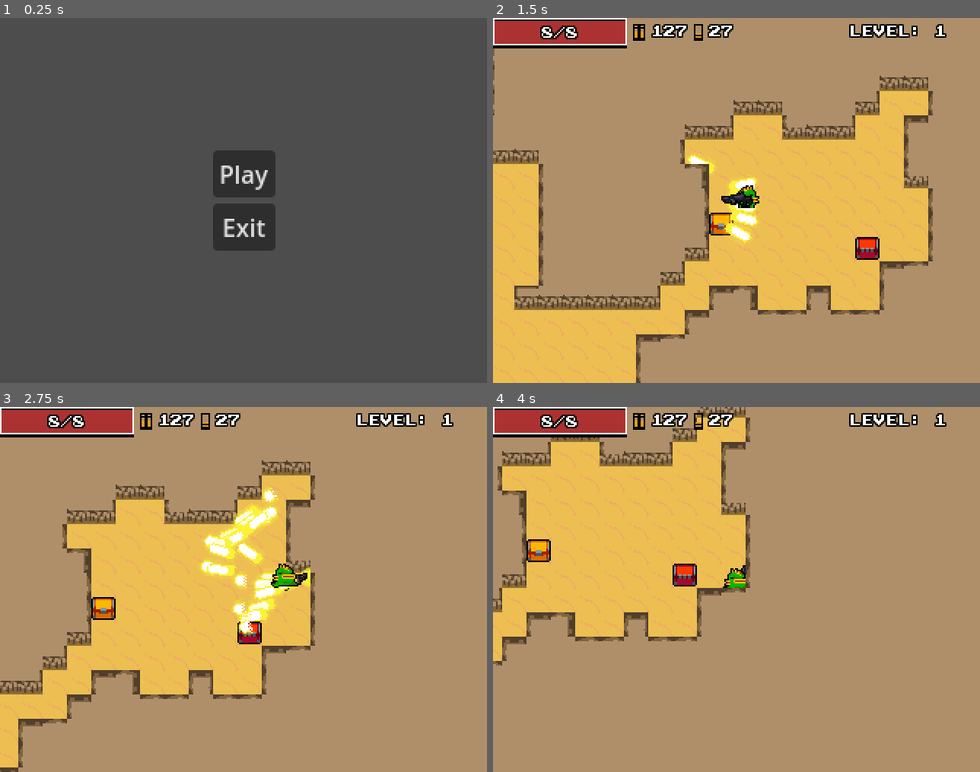
Above: before the commit, frames 1-4 (two rows, left to right).
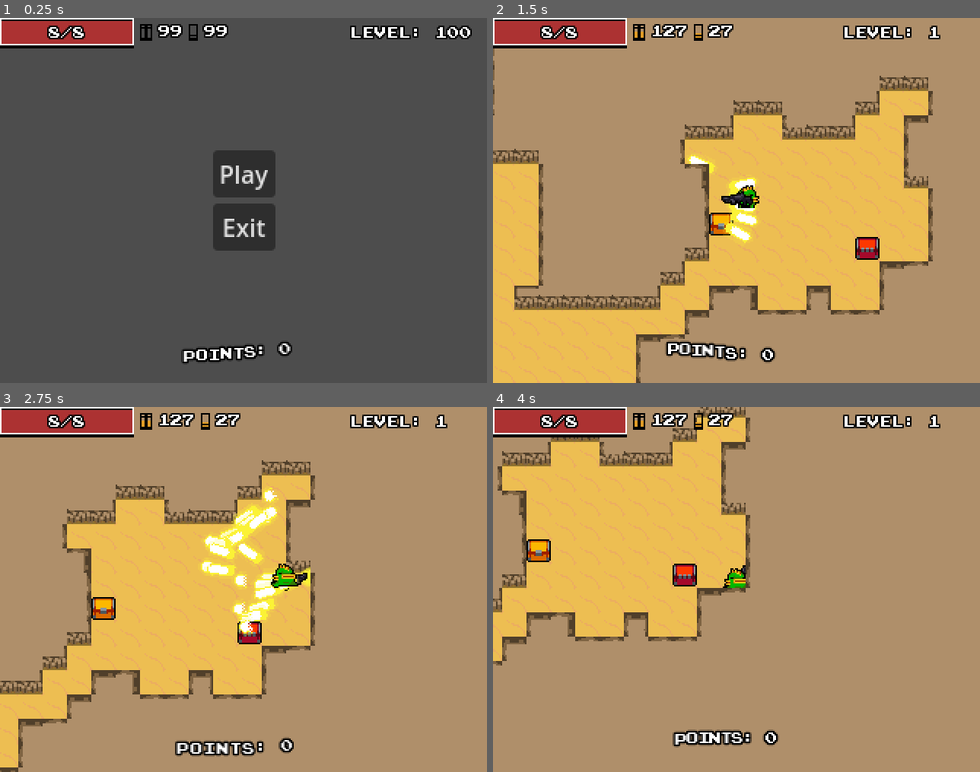
Above: after the commit, the same moments.

Repository: Tuzapeno/nuclear-throne-copy
Game: Godot game, scene res://Scenes/main.tscn
The game is run twice, just before and just after one commit, with the same random seed, the same clock (stepped at 60 frames per second) and the same inputs.
Inputs (mouse positions are in pixels of both pictures, inside the frame that each line leads up to):
- Up to frame 1 (0.25 s): no input
- Up to frame 2 (1.5 s): click "Play" at 0.5 s; click (736, 200) at 1.25 s
- Up to frame 3 (2.75 s): tap Enter at 2 s; move the mouse to (350, 571) at 2.02 s; press the mouse at (350, 571) at 2.03 s; hold D (move_right) from 2.03 s (still down)
- Up to frame 4 (4 s): move the mouse to (639, 607) at 2.77 s; release D (move_right) at 2.78 s; release the mouse at (639, 607) at 2.78 s; hold S (move_down) 2.78-3.53 s; tap Space (swap_weapons) at 2.85 s; move the mouse to (785, 509) at 3.52 s; hold D (move_right) from 3.53 s (still down); tap E (use) at 3.6 s

The runs differ from the first frame. In frame 1, 4.1% of the frame differs, in the area x 0-97%, y 0-95%; in frame 2, 1.4%; in frame 3, 1.4%; in frame 4, 1.4%.

Commit message:
feat(Gameplay): Update enemy death signals and enhance floating text functionality

Diff:
--- a/Scenes/Control/hud.tscn
+++ b/Scenes/Control/hud.tscn
@@ -9,8 +9,9 @@
 [ext_resource type="LabelSettings" uid="uid://cmcusnewv2u23" path="res://Assets/hud_font.tres" id="4_rl1jh"]
 [ext_resource type="Texture2D" uid="uid://bvk7xjjknndbx" path="res://Assets/Guns/shell_empty.png" id="5_hs5uo"]
 [ext_resource type="Texture2D" uid="uid://b80ag7f8kp3ig" path="res://Assets/Guns/shell_filled.png" id="6_o6t5k"]
+[ext_resource type="FontFile" uid="uid://b3fbcb271ly0a" path="res://Assets/PrStart.ttf" id="10_xk1m7"]
 
-[node name="CanvasLayer" type="CanvasLayer" node_paths=PackedStringArray("hud", "health_bar", "health_label", "bullet_count", "bullet_bar", "shell_count", "shell_bar", "level_count")]
+[node name="CanvasLayer" type="CanvasLayer" node_paths=PackedStringArray("hud", "health_bar", "health_label", "bullet_count", "bullet_bar", "shell_count", "shell_bar", "level_count", "points")]
 script = ExtResource("1_ae333")
 hud = NodePath("HUD")
 health_bar = NodePath("HUD/HealthAmmo/HealthContainer/HealthBar")
@@ -20,9 +21,9 @@
 shell_count = NodePath("HUD/HealthAmmo/AmmoContainer/ShellCount")
 shell_bar = NodePath("HUD/HealthAmmo/AmmoContainer/ShellProgressBar")
 level_count = NodePath("HUD/LevelCount")
+points = NodePath("HUD/Points")
 
 [node name="HUD" type="Control" parent="."]
-visible = false
 layout_mode = 3
 anchors_preset = 0
 offset_right = 40.0
@@ -105,12 +106,27 @@
 anchor_top = 0.5
 anchor_right = 0.5
 anchor_bottom = 0.5
-offset_left = 226.0
-offset_top = -15.0
-offset_right = 266.0
-offset_bottom = -7.0
+offset_left = 210.0
+offset_top = -14.0
+offset_right = 306.0
+offset_bottom = -6.0
 grow_horizontal = 2
 grow_vertical = 2
 size_flags_horizontal = 4
-text = "TESTE"
+text = "LEVEL: 100"
 label_settings = ExtResource("4_rl1jh")
+
+[node name="Points" type="RichTextLabel" parent="HUD"]
+clip_contents = false
+layout_mode = 0
+offset_left = 83.0
+offset_top = 218.0
+offset_right = 224.0
+offset_bottom = 255.0
+theme_override_constants/outline_size = 5
+theme_override_fonts/normal_font = ExtResource("10_xk1m7")
+theme_override_font_sizes/normal_font_size = 8
+bbcode_enabled = true
+scroll_active = false
+shortcut_keys_enabled = false
+drag_and_drop_selection_enabled = false
--- a/Scenes/floating_text.tscn
+++ b/Scenes/floating_text.tscn
@@ -1,7 +1,7 @@
 [gd_scene load_steps=6 format=3 uid="uid://cj436nt3mgba6"]
 
-[ext_resource type="LabelSettings" uid="uid://dh7u2762phcnl" path="res://Assets/ingame_font.tres" id="1_f7eqp"]
 [ext_resource type="Script" path="res://Scripts/floating_text.gd" id="1_uajtr"]
+[ext_resource type="FontFile" uid="uid://b3fbcb271ly0a" path="res://Assets/PrStart.ttf" id="2_gk83s"]
 
 [sub_resource type="Animation" id="Animation_cejp6"]
 length = 0.001
@@ -82,16 +82,21 @@
 anim_player = NodePath("AnimationPlayer")
 label = NodePath("Label")
 
-[node name="Label" type="Label" parent="."]
+[node name="Label" type="RichTextLabel" parent="."]
+clip_contents = false
 anchors_preset = 15
 anchor_right = 1.0
 anchor_bottom = 1.0
-offset_right = 48.0
-offset_bottom = 8.0
+offset_right = 114.0
+offset_bottom = 44.0
 grow_horizontal = 2
 grow_vertical = 2
+theme_override_constants/outline_size = 5
+theme_override_fonts/normal_font = ExtResource("2_gk83s")
+theme_override_font_sizes/normal_font_size = 8
+bbcode_enabled = true
 text = "AMBROS"
-label_settings = ExtResource("1_f7eqp")
+scroll_active = false
 
 [node name="AnimationPlayer" type="AnimationPlayer" parent="."]
 libraries = {
--- a/Scenes/level.tscn
+++ b/Scenes/level.tscn
@@ -58,8 +58,6 @@
 process_mode = 1
 y_sort_enabled = true
 script = ExtResource("1_tn5o7")
-grid_size = null
-drunkward_iterations = null
 
 [node name="TileMapLayer" type="TileMapLayer" parent="."]
 y_sort_enabled = true
--- a/Scenes/main.gd
+++ b/Scenes/main.gd
@@ -19,7 +19,7 @@
 	SignalBus.player_created.connect(_on_player_created)
 	SignalBus.player_died.connect(_on_player_died)
 	Input.set_custom_mouse_cursor(crosshair)
-
+	SignalBus.points_changed.emit(0)
 
 
 
--- a/Scenes/player.tscn
+++ b/Scenes/player.tscn
@@ -1,9 +1,31 @@
-[gd_scene load_steps=18 format=3 uid="uid://c3aj8ax6x1vqi"]
+[gd_scene load_steps=25 format=3 uid="uid://c3aj8ax6x1vqi"]
 
 [ext_resource type="Script" path="res://Scripts/Player/player.gd" id="1_armlr"]
+[ext_resource type="Texture2D" uid="uid://b621pr22to524" path="res://Assets/Fish/fish_dead.png" id="2_sqpjb"]
 [ext_resource type="Texture2D" uid="uid://cvbji1g5m7w87" path="res://Assets/Fish/fish_spritesheet_idle.png" id="2_yci6p"]
+[ext_resource type="Texture2D" uid="uid://drp8bg4p3272q" path="res://Assets/Fish/fish_hit.png" id="3_qjfva"]
 [ext_resource type="Texture2D" uid="uid://dgfmp2lrysnba" path="res://Assets/Fish/fish_spritesheet_walk.png" id="3_qrwpj"]
 [ext_resource type="Texture2D" uid="uid://d3ykiqi64d8ww" path="res://Assets/Fish/fish_base_sprite.png" id="4_lc4hs"]
+
+[sub_resource type="AtlasTexture" id="AtlasTexture_auvuq"]
+atlas = ExtResource("2_sqpjb")
+region = Rect2(0, 0, 28, 24)
+
+[sub_resource type="AtlasTexture" id="AtlasTexture_k7g6i"]
+atlas = ExtResource("2_sqpjb")
+region = Rect2(28, 0, 28, 24)
+
+[sub_resource type="AtlasTexture" id="AtlasTexture_0xcee"]
+atlas = ExtResource("2_sqpjb")
+region = Rect2(56, 0, 28, 24)
+
+[sub_resource type="AtlasTexture" id="AtlasTexture_vsep6"]
+atlas = ExtResource("3_qjfva")
+region = Rect2(0, 0, 28, 24)
+
+[sub_resource type="AtlasTexture" id="AtlasTexture_riskf"]
+atlas = ExtResource("3_qjfva")
+region = Rect2(28, 0, 28, 24)
 
 [sub_resource type="AtlasTexture" id="AtlasTexture_3yhv6"]
 atlas = ExtResource("2_yci6p")
@@ -47,6 +69,31 @@
 
 [sub_resource type="SpriteFrames" id="SpriteFrames_s1frk"]
 animations = [{
+"frames": [{
+"duration": 1.0,
+"texture": SubResource("AtlasTexture_auvuq")
+}, {
+"duration": 1.0,
+"texture": SubResource("AtlasTexture_k7g6i")
+}, {
+"duration": 1.0,
+"texture": SubResource("AtlasTexture_0xcee")
+}],
+"loop": false,
+"name": &"dead",
+"speed": 3.0
+}, {
+"frames": [{
+"duration": 1.0,
+"texture": SubResource("AtlasTexture_vsep6")
+}, {
+"duration": 1.0,
+"texture": SubResource("AtlasTexture_riskf")
+}],
+"loop": false,
+"name": &"hit",
+"speed": 10.0
+}, {
 "frames": [{
 "duration": 1.0,
 "texture": SubResource("AtlasTexture_3yhv6")
@@ -104,9 +151,9 @@
 y_sort_enabled = true
 position = Vector2(0, -5)
 sprite_frames = SubResource("SpriteFrames_s1frk")
-animation = &"walk"
-frame = 3
-frame_progress = 0.2797
+animation = &"dead"
+frame = 2
+frame_progress = 1.0
 
 [node name="CollisionShape2D" type="CollisionShape2D" parent="."]
 z_index = 1
--- a/Scripts/Levels/level.gd
+++ b/Scripts/Levels/level.gd
@@ -62,8 +62,9 @@
 func _on_portal_spawn_timer_timeout() -> void:
 	spawn_portal_around_player()
 
-func _on_enemy_death():
+func _on_enemy_death(points: int):
 	level_enemy_count -= 1
+	SignalBus.points_changed.emit(points)
 
 func generate_level() -> void:
 	# Initialize grid
--- a/Scripts/Player/player.gd
+++ b/Scripts/Player/player.gd
@@ -9,9 +9,10 @@
 @onready var animsprite2D: AnimatedSprite2D = $AnimatedSprite2D
 @onready var sprite: Sprite2D = $Sprite2D
 
-enum state {FREE, PORTAL}
+enum state {FREE, PORTAL, DEAD}
 var current_state: state = state.FREE
 var max_health: int = 8
+var dead_for_real: bool = false
 
 var health: int = max_health :
     set(value):
@@ -19,7 +20,8 @@
         SignalBus.health_changed.emit(health, max_health)
         if health <= 0:
             SignalBus.player_died.emit()
-            queue_free()
+            current_state = state.DEAD
+
 
 var weapon_primary: Weapon = null :
     set(weapon):
@@ -78,6 +80,22 @@
 
 # Handle player animations
 func handle_animations() -> void:
+
+    if current_state == state.DEAD and not dead_for_real:
+        animsprite2D.play("dead")
+        dead_for_real = true
+        disable_entity()
+        return
+
+
+    if animsprite2D.animation == "hit" and animsprite2D.is_playing():
+        return
+    elif velocity.length() > 0:
+        animsprite2D.play("walk")
+    else:
+        animsprite2D.play("idle")
+
+
     if velocity.length() > 0:
         animsprite2D.play("walk")
     else:
@@ -163,6 +181,12 @@
         print("Extra Weapon: ", weapon_extra.my_name)
 
 func get_damage(damage: int) -> bool:
+    if animsprite2D.animation == "hit" and animsprite2D.is_playing():
+        animsprite2D.stop()
+        animsprite2D.play("hit")
+    else:
+        animsprite2D.play("hit")
+
     health -= damage
     if health <= 0:
         return true
@@ -180,3 +204,15 @@
 
 func heal(amount: int) -> void:
     health = min(health + amount, max_health)
+
+func disable_entity() -> void:
+    set_process(false)
+    set_physics_process(false)
+    set_process_input(false)
+    set_process_internal(false)
+    set_process_unhandled_input(false)
+    set_process_unhandled_key_input(false)
+    set_collision_layer_value(1, 0)
+    set_collision_mask_value(1, 0)
+    if weapon_primary: weapon_primary.queue_free()
+    if weapon_extra: weapon_extra.queue_free()
--- a/Scripts/Singletons/ammo_manager.gd
+++ b/Scripts/Singletons/ammo_manager.gd
@@ -41,10 +41,10 @@
 func add_ammo_pickup(type: int, chest: bool = false) -> void:
     if chest:
         add_ammo(type, PICKUP_VALUE[type] * 2)
-        Globals.create_floating_text(NAMES[type] + " " + str(PICKUP_VALUE[type] * 2), Globals.player.global_position)
+        Globals.create_floating_text(NAMES[type] + " " + str(PICKUP_VALUE[type] * 2), Globals.player.global_position, "ammo")
     else:
         add_ammo(type, PICKUP_VALUE[type])
-        Globals.create_floating_text(NAMES[type] + " " + str(PICKUP_VALUE[type]), Globals.player.global_position)
+        Globals.create_floating_text(NAMES[type] + " " + str(PICKUP_VALUE[type]), Globals.player.global_position, "ammo")
 
 
 
@@ -54,7 +54,7 @@
 func add_ammo_all(amount: int) -> void:
     for type in MAX_AMMO.keys():
         add_ammo(type, amount)
-        Globals.create_floating_text(str(type) + " " + str(amount), Globals.player.global_position)
+        Globals.create_floating_text(str(type) + " " + str(amount), Globals.player.global_position, "ammo")
 
 func init_ammo() -> void:
     for type in MAX_AMMO.keys():
--- a/Scripts/Singletons/globals.gd
+++ b/Scripts/Singletons/globals.gd
@@ -21,13 +21,31 @@
 
 var level: Level = null
 
-func create_floating_text(text: String, _global_position: Vector2) -> void:
+var points: int = 0
+
+func create_floating_text(text: String, _global_position: Vector2, type: String="") -> void:
+
+        var prefix = ""
+        var sufix = ""
+
+        if type == "points":
+                prefix = "[tornado radius=4 freq=2]"
+                sufix = "[/tornado]"
+
+        if type == "ammo":
+                prefix = "[color=fcb800]"
+                sufix = "[/color]"
+
+        if type == "health":
+                prefix = "[color=red]"
+                sufix = "[/color]"
+
         var floating_text = floating_text_scene.instantiate()
         var animation = floating_text.anim_player.get_animation("flow_up")
         var track_id = animation.find_track(".:position", 0)
 
-        animation.track_set_key_value(track_id, 0, _global_position + Vector2(0, -20))
-        animation.track_set_key_value(track_id, 1, _global_position + Vector2(0, -40))
-        floating_text.label.text = text
+        animation.track_set_key_value(track_id, 0, _global_position + Vector2(0, randf_range(-5, -20)))
+        animation.track_set_key_value(track_id, 1, _global_position + Vector2(0, randf_range(-20, -40)))
+        floating_text.label.text = prefix + text + sufix
         floating_text.z_index = 100
         Globals.player.add_sibling(floating_text)
--- a/Scripts/Singletons/signal_bus.gd
+++ b/Scripts/Singletons/signal_bus.gd
@@ -8,3 +8,4 @@
 signal player_died
 signal player_entered_level()
 signal level_changed(level: int)
+signal points_changed(points: int)
--- a/Scripts/UI/hud.gd
+++ b/Scripts/UI/hud.gd
@@ -15,7 +15,9 @@
 @export var shell_count: Label
 @export var shell_bar: TextureProgressBar
 
+# UI
 @export var level_count: Label
+@export var points: RichTextLabel
 
 func _on_ammo_changed(type: int, value: int) -> void:
 	update_ammo(type, value)
@@ -26,11 +28,21 @@
 func _on_level_changed(level: int) -> void:
 	level_count.text = "LEVEL: " + str(level)
 
+func _on_points_changed(value: int) -> void:
+	Globals.points += value
+	var prefix = "[center][tornado radius=4 freq=2]"
+	var content = "POINTS: " + str(Globals.points)
+	var sufix = "[/tornado][/center]"
+	points.text = prefix + content + sufix
+	if Globals.player:
+		Globals.create_floating_text("+" + str(value), Globals.player.global_position, "points")
+
 # Called when the node enters the scene tree for the first time.
 func _ready() -> void:
 	SignalBus.ammo_changed.connect(_on_ammo_changed)
 	SignalBus.health_changed.connect(_on_health_changed)
 	SignalBus.level_changed.connect(_on_level_changed)
+	SignalBus.points_changed.connect(_on_points_changed)
 
 func update_health(value: int, max_value: int) -> void:
 	health_label.text = str(value) + "/" + str(max_value)
--- a/Scripts/bandit.gd
+++ b/Scripts/bandit.gd
@@ -113,7 +113,7 @@
 	return false
 
 func die() -> void:
-	died.emit()
+	died.emit(100)
 	animation_sprite.play("die")
 	drop_item()
 	disable_entity()
--- a/Scripts/big_bandit.gd
+++ b/Scripts/big_bandit.gd
@@ -155,7 +155,7 @@
 
 func die() -> void:
 	if not dead:
-		died.emit()
+		died.emit(1000)
 		current_state = STATE.DEAD
 		animation.stop()
 		animation.play("die")
--- a/Scripts/death_screen.gd
+++ b/Scripts/death_screen.gd
@@ -5,4 +5,6 @@
 func _on_button_pressed() -> void:
 	SceneManager.change_scene(scn, "Character Selection")
 	SignalBus.game_started.emit()
+	Globals.points = 0
+	SignalBus.points_changed.emit(0)
 	queue_free()
--- a/Scripts/floating_text.gd
+++ b/Scripts/floating_text.gd
@@ -1,4 +1,4 @@
 extends Node2D
 
 @export var anim_player: AnimationPlayer
-@export var label: Label
+@export var label: RichTextLabel
--- a/Scripts/health_drop.gd
+++ b/Scripts/health_drop.gd
@@ -5,4 +5,4 @@
 		return
 
 	Globals.player.heal(2)
-	Globals.create_floating_text("HEALTH 2", Globals.player.global_position)
+	Globals.create_floating_text("HEALTH 2", Globals.player.global_position, "health")
--- a/Scripts/scorpion.gd
+++ b/Scripts/scorpion.gd
@@ -48,10 +48,10 @@
 	move_and_slide()
 	handle_animation()
 
+	velocity = base_velocity + knockback_vector
+
 	if Globals.player != null:
 		direction = (Globals.player.global_position - global_position).normalized()
-
-	velocity = base_velocity + knockback_vector
 
 	if Globals.player != null:
 		distante_to_player = global_position.distance_to(Globals.player.global_position)
@@ -124,7 +124,7 @@
 	return false
 
 func die() -> void:
-	died.emit()
+	died.emit(250)
 	animation_sprite.play("die")
 	drop_item()
 	disable_entity()
Binary file added: Assets/Fish/fish_dead.png
Not shown, added: Assets/Fish/fish_dead.png.import
Binary file added: Assets/Fish/fish_hit.png
Not shown, added: Assets/Fish/fish_hit.png.import
Binary file added: Assets/prstartk.ttf
Not shown, added: Assets/prstartk.ttf.import
Not shown: 1 places in Scenes/Control/hud.tscn that only renumber resources
